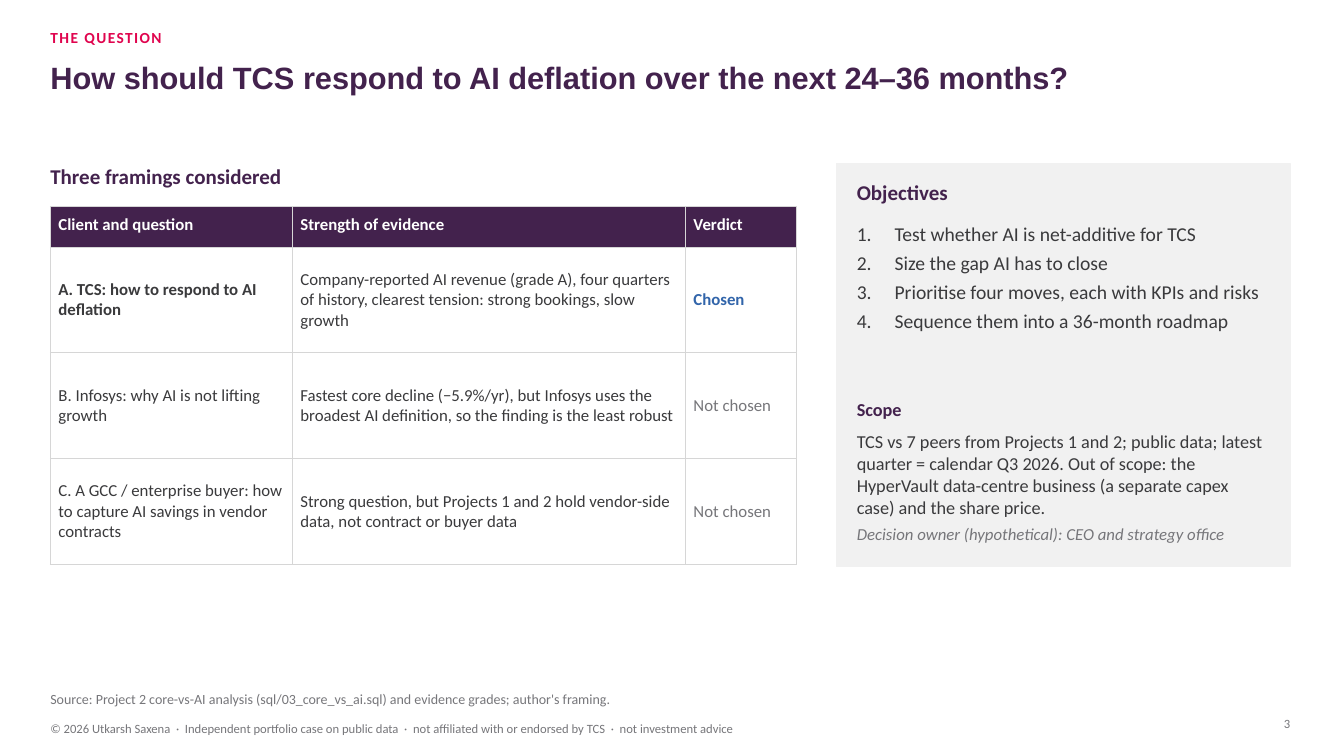
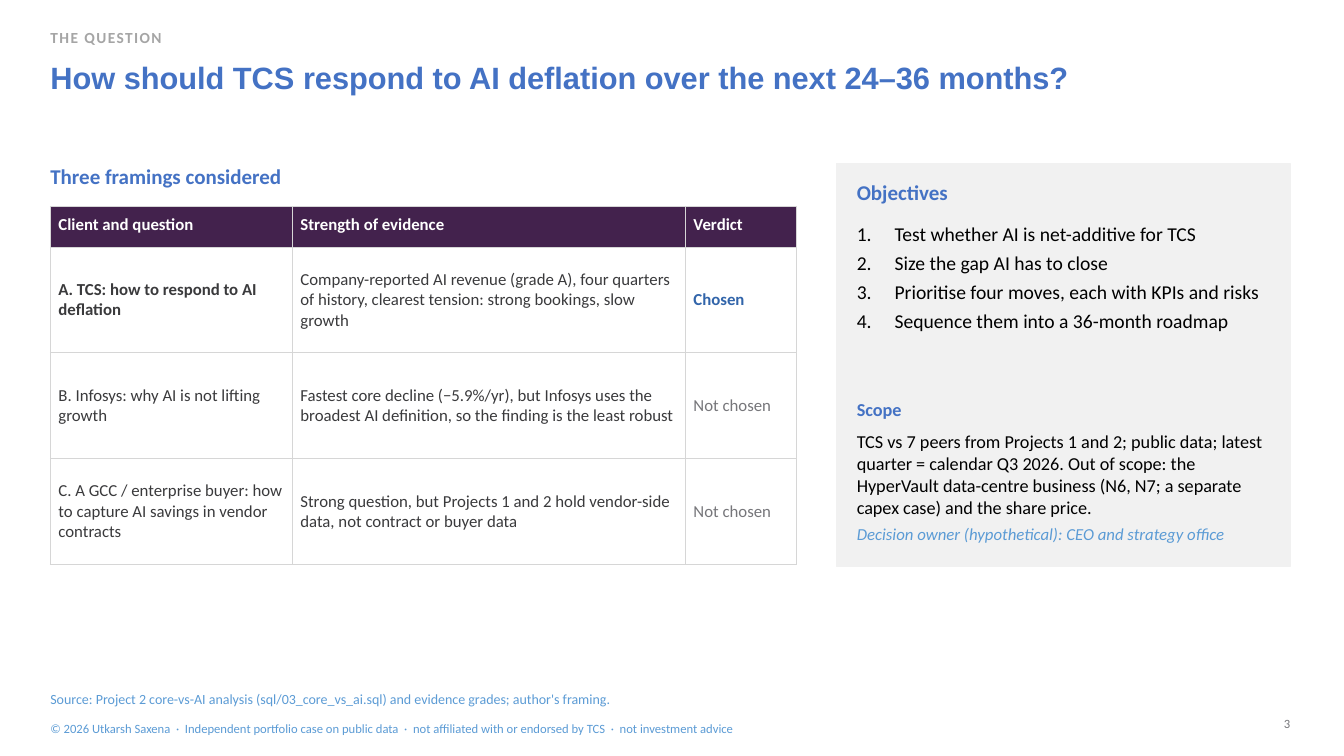
Before and after one commit to lokpriye96/ai-consulting-report-genai-services, a slide deck: slide 3 of outputs/TCS_AI_Deflation_Strategy.pptx. Drawn at 1344x756 pixels with LibreOffice and Linux fonts; fonts in the diff are those of the drawing. Boxes give left, top, right and bottom in pixels: in the first picture for what was removed or moved away, otherwise in the second. Text is boxed around its words. In the diff, an @@ line names an element or a change of style, - is before the commit and + after.

```diff
--- a/outputs/TCS_AI_Deflation_Strategy.pptx
+++ b/outputs/TCS_AI_Deflation_Strategy.pptx
@@ text "THE QUESTION" at box(50, 33, 161, 45): text colour #E0044E to #A5A5A5 @@
@@ text "Test whether AI is net-additive ..." at box(895, 227, 1258, 331): text colour #3A3A3C to #000000 @@
@@ text colour #43224D to #4472C4 in 4 elements at box(50, 66, 1069, 94), box(50, 169, 282, 188), box(857, 185, 948, 204), box(857, 404, 902, 419) @@
@@ text at box(857, 435, 1263, 517): text changed; text colour #3A3A3C to #000000 @@
-TCS vs 7 peers from Projects 1 and 2; public data; latest quarter = calendar Q3 2026. Out of scope: the HyperVault data-centre business (a separate capex case) and the share price.
+TCS vs 7 peers from Projects 1 and 2; public data; latest quarter = calendar Q3 2026. Out of scope: the HyperVault data-centre business (N6, N7; a separate capex case) and the share price.
@@ text colour #76767A to #5B9BD5 in 3 elements at box(857, 528, 1224, 543), box(50, 694, 610, 707), box(64, 724, 733, 735) @@
```
Also in this commit, not shown: 11 other slides changed, 22 other files.
